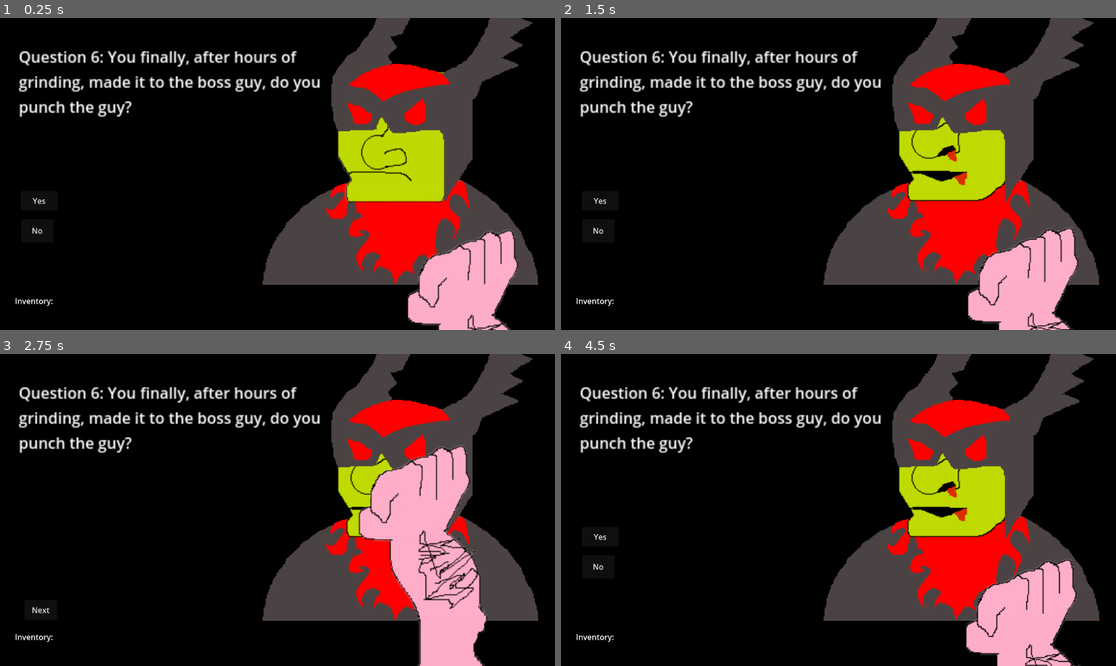
Above: before the commit, frames 1-4 (two rows, left to right).
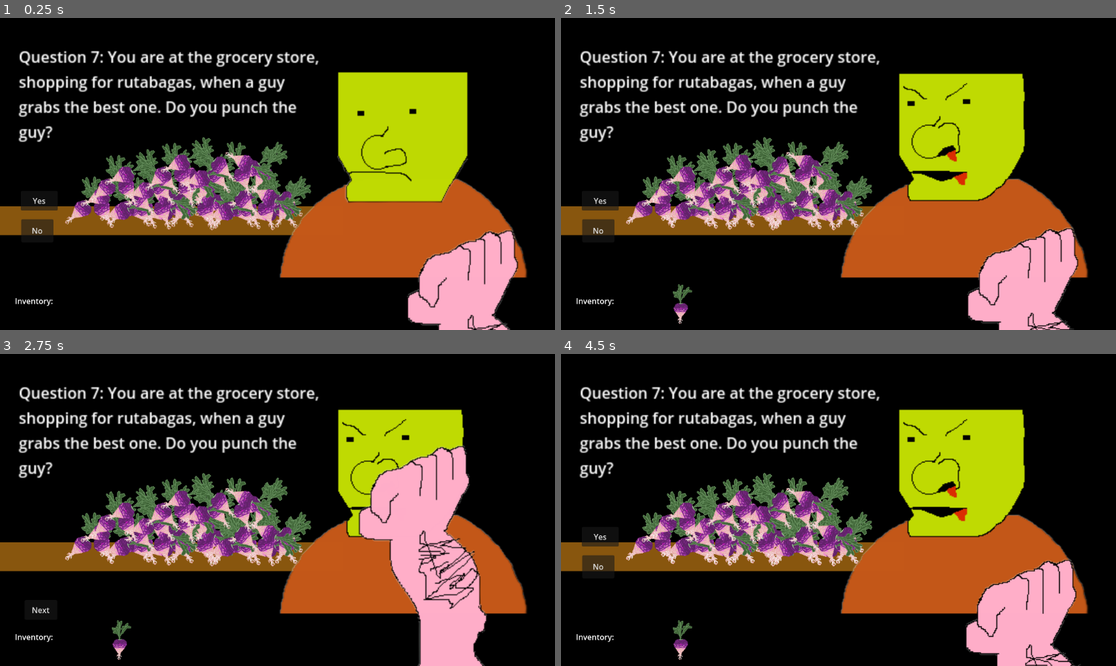
Above: after the commit, the same moments.

Repository: Do-You-Punch-The-Guy-Studios/do-you-punch-the-guy
Game: Godot game, scene res://scenes/the_guy_root_scene.tscn
Two runs of this game, one before a commit and one after it. Both use one fixed random seed, a clock stepped at 60 frames per second and the inputs below.
Inputs:
- Up to frame 1 (0.25 s): no input
- Up to frame 2 (1.5 s): click "Yes" at 0.5 s; click "Next" at 1.25 s
- Up to frame 3 (2.75 s): click "Yes" at 2 s
- Up to frame 4 (4.5 s): click "Next" at 2.75 s; click "Yes" at 3.5 s; click "Next" at 4.25 s

The runs differ from the first frame. In frame 1, 33% of the frame differs, in the area x 0-97%, y 0-86%; in frame 2, 33%, in the area x 0-97%, y 0-98%; in frame 3, 31%; in frame 4, 33%.

Commit message:
question 7

Diff:
--- a/code/do-you-punch-the-guy-main.gd
+++ b/code/do-you-punch-the-guy-main.gd
@@ -19,6 +19,7 @@
 var rng = RandomNumberGenerator.new()
 var questionInfo = {}
 var playerInventory: = [];
+var alreadyDoneThis = false;
 
 @onready var questionScenes = {
 	"question2":preload("res://scenes/question2.tscn"),
@@ -26,6 +27,7 @@
 	"question4":preload("res://scenes/question4.tscn"),
 	"question5":preload("res://scenes/question5.tscn"),
 	"question6":preload("res://scenes/question6.tscn"),
+	"question7":preload("res://scenes/question7.tscn"),
 	};
 @onready var yesButton = $YesButton;
 @onready var noButton = $NoButton;
@@ -58,15 +60,11 @@
 	option3button.hide();
 	rng.randomize()
 
-
 	for i in range(2, 101):
 		questionIndexes.append(i);
 
 	questionIndexes.shuffle();
 	changeQuestion();
-
-# Called every frame. 'delta' is the elapsed time since the previous frame.
-#func _process(_delta: float) -> void:
 
 func loadQuestions():
 	var filePath = "res://data/questions.json"
@@ -81,7 +79,7 @@
 	currentQuestionIndex = nextQuestionIndex
 	nextQuestionIndex = questionIndexes.back()
 	questionIndexes.pop_back()
-	currentQuestionIndex = 6;
+	currentQuestionIndex = 7;
 	currentQuestion = questionInfo[str(currentQuestionIndex)];
 	if(currentQuestionIndex > 1):
 		self.add_child(questionScenes["question" + str(currentQuestionIndex)].instantiate())
@@ -193,6 +191,12 @@
 			Tags.RUDABEGA:
 				rudabega += 1
 
+func getARutabaga():
+	if !alreadyDoneThis:
+		modifyInventory('add', "RUTABAGA")
+		alreadyDoneThis = true;
+
+
 func secretRudabegaLevel():
 	#goToSecretRudabagaLevel
 	print("Secret Rudabega Level")
--- a/data/questions.json
+++ b/data/questions.json
@@ -77,10 +77,12 @@
 		"question":"You are at the grocery store, shopping for rutabagas, when a guy grabs the best one. Do you punch the guy?",
 		"yes": true,
 		"no": true,
-		"option3": "RUTABAGA",
-		"yesTags":["ASSHOLE", "RUTABAGA"],
-		"noTags":[],
-		"onEnvironment":{"RUTABAGA": 1},
+		"option3": false,
+		"yesTags":["ASSHOLE"],
+		"noTags":[],
+		"onQuestion": false,
+		"onYes": {"inventory":"RUTABAGA"},
+		"onNo": false,
 		"isActive": true
 	},
 	"8": {
--- /dev/null
+++ b/scenes/pile_of_rutabagas.gd
@@ -0,0 +1,9 @@
+extends Container
+
+func _input(event):
+	if event is InputEventMouseButton and event.pressed and event.button_index == MOUSE_BUTTON_LEFT:
+		var parent_node = get_parent().get_parent()
+		print(parent_node)
+		if parent_node != null and parent_node.has_method("getARutabaga"):
+			print(parent_node)
+			parent_node.getARutabaga()
--- /dev/null
+++ b/scenes/question7.tscn
@@ -0,0 +1,355 @@
+[gd_scene load_steps=4 format=3 uid="uid://dyfupj1u70f5g"]
+
+[ext_resource type="Texture2D" uid="uid://mg2gtc8cocdd" path="res://assets/items/Rudabega.png" id="1_13t32"]
+[ext_resource type="Texture2D" uid="uid://dn5pkyp0wf1df" path="res://assets/question3/bar.png" id="1_dka3t"]
+[ext_resource type="Script" uid="uid://ccbla1qxrsttj" path="res://scenes/pile_of_rutabagas.gd" id="1_qqub8"]
+
+[node name="Question7" type="Node2D"]
+
+[node name="PileOfRutabagas" type="Container" parent="."]
+offset_left = 437.3363
+offset_top = 400.27246
+offset_right = 477.3363
+offset_bottom = 440.27246
+script = ExtResource("1_qqub8")
+
+[node name="Rudabega21" type="Sprite2D" parent="PileOfRutabagas"]
+z_index = 2
+position = Vector2(-126, 0)
+rotation = -0.53747743
+texture = ExtResource("1_13t32")
+
+[node name="Rudabega22" type="Sprite2D" parent="PileOfRutabagas"]
+z_index = 2
+position = Vector2(-178, 8)
+rotation = 0.82008356
+texture = ExtResource("1_13t32")
+
+[node name="Rudabega23" type="Sprite2D" parent="PileOfRutabagas"]
+z_index = 2
+position = Vector2(-54.99997, -1)
+rotation = -0.68999183
+texture = ExtResource("1_13t32")
+
+[node name="Rudabega24" type="Sprite2D" parent="PileOfRutabagas"]
+z_index = 2
+position = Vector2(9, -6)
+rotation = 0.9185661
+texture = ExtResource("1_13t32")
+
+[node name="Rudabega25" type="Sprite2D" parent="PileOfRutabagas"]
+z_index = 2
+position = Vector2(-101, 12.9999695)
+rotation = 1.2005655
+texture = ExtResource("1_13t32")
+
+[node name="Rudabega26" type="Sprite2D" parent="PileOfRutabagas"]
+z_index = 2
+position = Vector2(-142, -19)
+rotation = 1.1339269
+texture = ExtResource("1_13t32")
+
+[node name="Rudabega27" type="Sprite2D" parent="PileOfRutabagas"]
+z_index = 2
+position = Vector2(-48, -22)
+rotation = -0.83128875
+texture = ExtResource("1_13t32")
+
+[node name="Rudabega28" type="Sprite2D" parent="PileOfRutabagas"]
+z_index = 2
+position = Vector2(-1.999939, 2)
+rotation = -0.376978
+texture = ExtResource("1_13t32")
+
+[node name="Rudabega29" type="Sprite2D" parent="PileOfRutabagas"]
+z_index = 2
+position = Vector2(35, 5)
+rotation = 0.49122685
+texture = ExtResource("1_13t32")
+
+[node name="Rudabega30" type="Sprite2D" parent="PileOfRutabagas"]
+z_index = 2
+position = Vector2(-15, -25)
+rotation = 2.0035512
+texture = ExtResource("1_13t32")
+
+[node name="Rudabega31" type="Sprite2D" parent="PileOfRutabagas"]
+z_index = 2
+position = Vector2(89.3363, 1.2724609)
+rotation = -0.53747743
+texture = ExtResource("1_13t32")
+
+[node name="Rudabega32" type="Sprite2D" parent="PileOfRutabagas"]
+z_index = 2
+position = Vector2(37.336304, 9.272461)
+rotation = 0.82008356
+texture = ExtResource("1_13t32")
+
+[node name="Rudabega33" type="Sprite2D" parent="PileOfRutabagas"]
+z_index = 2
+position = Vector2(160.3363, 0.27246094)
+rotation = -0.68999183
+texture = ExtResource("1_13t32")
+
+[node name="Rudabega35" type="Sprite2D" parent="PileOfRutabagas"]
+z_index = 2
+position = Vector2(114.3363, 14.27243)
+rotation = 1.2005655
+texture = ExtResource("1_13t32")
+
+[node name="Rudabega36" type="Sprite2D" parent="PileOfRutabagas"]
+z_index = 2
+position = Vector2(73.3363, -17.72754)
+rotation = 1.1339269
+texture = ExtResource("1_13t32")
+
+[node name="Rudabega37" type="Sprite2D" parent="PileOfRutabagas"]
+z_index = 2
+position = Vector2(167.3363, -20.72754)
+rotation = -0.83128875
+texture = ExtResource("1_13t32")
+
+[node name="Rudabega7" type="Sprite2D" parent="PileOfRutabagas"]
+z_index = 1
+position = Vector2(-215.33632, -1.2724609)
+rotation = -0.53747743
+texture = ExtResource("1_13t32")
+
+[node name="Rudabega3" type="Sprite2D" parent="PileOfRutabagas"]
+z_index = 1
+position = Vector2(-267.3363, 6.727539)
+rotation = 0.82008356
+texture = ExtResource("1_13t32")
+
+[node name="Rudabega" type="Sprite2D" parent="PileOfRutabagas"]
+z_index = 1
+position = Vector2(-144.33627, -2.272461)
+rotation = -0.68999183
+texture = ExtResource("1_13t32")
+
+[node name="Rudabega2" type="Sprite2D" parent="PileOfRutabagas"]
+z_index = 1
+position = Vector2(-80.3363, -7.272461)
+rotation = 0.9185661
+texture = ExtResource("1_13t32")
+
+[node name="Rudabega4" type="Sprite2D" parent="PileOfRutabagas"]
+z_index = 2
+position = Vector2(-190.3363, 11.727509)
+rotation = 1.2005655
+texture = ExtResource("1_13t32")
+
+[node name="Rudabega5" type="Sprite2D" parent="PileOfRutabagas"]
+z_index = 1
+position = Vector2(-231.3363, -20.27246)
+rotation = 1.1339269
+texture = ExtResource("1_13t32")
+
+[node name="Rudabega6" type="Sprite2D" parent="PileOfRutabagas"]
+z_index = 2
+position = Vector2(-137.3363, -23.27246)
+rotation = -0.83128875
+texture = ExtResource("1_13t32")
+
+[node name="Rudabega8" type="Sprite2D" parent="PileOfRutabagas"]
+z_index = 2
+position = Vector2(-91.33624, 0.72753906)
+rotation = -0.376978
+texture = ExtResource("1_13t32")
+
+[node name="Rudabega9" type="Sprite2D" parent="PileOfRutabagas"]
+z_index = 2
+position = Vector2(-54.336304, 3.727539)
+rotation = 0.49122685
+texture = ExtResource("1_13t32")
+
+[node name="Rudabega10" type="Sprite2D" parent="PileOfRutabagas"]
+z_index = 2
+position = Vector2(-104.3363, -26.27246)
+rotation = 2.0035512
+texture = ExtResource("1_13t32")
+
+[node name="Rudabega11" type="Sprite2D" parent="PileOfRutabagas"]
+z_index = 1
+rotation = -0.53747743
+texture = ExtResource("1_13t32")
+
+[node name="Rudabega12" type="Sprite2D" parent="PileOfRutabagas"]
+z_index = 1
+position = Vector2(-52, 8)
+rotation = 0.82008356
+texture = ExtResource("1_13t32")
+
+[node name="Rudabega13" type="Sprite2D" parent="PileOfRutabagas"]
+z_index = 1
+position = Vector2(71.00003, -1)
+rotation = -0.68999183
+texture = ExtResource("1_13t32")
+
+[node name="Rudabega14" type="Sprite2D" parent="PileOfRutabagas"]
+z_index = 1
+position = Vector2(135, -6)
+rotation = 0.9185661
+texture = ExtResource("1_13t32")
+
+[node name="Rudabega15" type="Sprite2D" parent="PileOfRutabagas"]
+z_index = 2
+position = Vector2(25, 12.9999695)
+rotation = 1.2005655
+texture = ExtResource("1_13t32")
+
+[node name="Rudabega16" type="Sprite2D" parent="PileOfRutabagas"]
+z_index = 1
+position = Vector2(-16, -19)
+rotation = 1.1339269
+texture = ExtResource("1_13t32")
+
+[node name="Rudabega17" type="Sprite2D" parent="PileOfRutabagas"]
+z_index = 2
+position = Vector2(78, -22)
+rotation = -0.83128875
+texture = ExtResource("1_13t32")
+
+[node name="Rudabega18" type="Sprite2D" parent="PileOfRutabagas"]
+z_index = 2
+position = Vector2(124.00006, 2)
+rotation = -0.376978
+texture = ExtResource("1_13t32")
+
+[node name="Rudabega19" type="Sprite2D" parent="PileOfRutabagas"]
+z_index = 2
+position = Vector2(161, 5)
+rotation = 0.49122685
+texture = ExtResource("1_13t32")
+
+[node name="Rudabega20" type="Sprite2D" parent="PileOfRutabagas"]
+z_index = 2
+position = Vector2(111, -25)
+rotation = 2.0035512
+texture = ExtResource("1_13t32")
+
+[node name="Rudabega34" type="Sprite2D" parent="PileOfRutabagas"]
+z_index = 2
+position = Vector2(-165, -46)
+rotation = -0.53747743
+texture = ExtResource("1_13t32")
+
+[node name="Rudabega38" type="Sprite2D" parent="PileOfRutabagas"]
+z_index = 2
+position = Vector2(-217, -38)
+rotation = 0.82008356
+texture = ExtResource("1_13t32")
+
+[node name="Rudabega39" type="Sprite2D" parent="PileOfRutabagas"]
+z_index = 2
+position = Vector2(-93.99997, -47)
+rotation = -0.68999183
+texture = ExtResource("1_13t32")
+
+[node name="Rudabega40" type="Sprite2D" parent="PileOfRutabagas"]
+z_index = 2
+position = Vector2(-30, -52)
+rotation = 0.9185661
+texture = ExtResource("1_13t32")
+
+[node name="Rudabega41" type="Sprite2D" parent="PileOfRutabagas"]
+z_index = 2
+position = Vector2(-140, -33.00003)
+rotation = 1.2005655
+texture = ExtResource("1_13t32")
+
+[node name="Rudabega42" type="Sprite2D" parent="PileOfRutabagas"]
+z_index = 2
+position = Vector2(-181, -65)
+rotation = 1.1339269
+texture = ExtResource("1_13t32")
+
+[node name="Rudabega43" type="Sprite2D" parent="PileOfRutabagas"]
+z_index = 2
+position = Vector2(-87, -68)
+rotation = -0.83128875
+texture = ExtResource("1_13t32")
+
+[node name="Rudabega44" type="Sprite2D" parent="PileOfRutabagas"]
+z_index = 2
+position = Vector2(-40.99994, -44)
+rotation = -0.376978
+texture = ExtResource("1_13t32")
+
+[node name="Rudabega45" type="Sprite2D" parent="PileOfRutabagas"]
+z_index = 2
+position = Vector2(-4, -41)
+rotation = 0.49122685
+texture = ExtResource("1_13t32")
+
+[node name="Rudabega46" type="Sprite2D" parent="PileOfRutabagas"]
+z_index = 2
+position = Vector2(-54, -71)
+rotation = 2.0035512
+texture = ExtResource("1_13t32")
+
+[node name="Rudabega47" type="Sprite2D" parent="PileOfRutabagas"]
+z_index = 2
+position = Vector2(-49, -71)
+rotation = -0.53747743
+texture = ExtResource("1_13t32")
+
+[node name="Rudabega48" type="Sprite2D" parent="PileOfRutabagas"]
+z_index = 2
+position = Vector2(-101, -63)
+rotation = 0.82008356
+texture = ExtResource("1_13t32")
+
+[node name="Rudabega49" type="Sprite2D" parent="PileOfRutabagas"]
+z_index = 2
+position = Vector2(22.00003, -72)
+rotation = -0.68999183
+texture = ExtResource("1_13t32")
+
+[node name="Rudabega50" type="Sprite2D" parent="PileOfRutabagas"]
+z_index = 2
+position = Vector2(86, -77)
+rotation = 0.9185661
+texture = ExtResource("1_13t32")
+
+[node name="Rudabega51" type="Sprite2D" parent="PileOfRutabagas"]
+z_index = 2
+position = Vector2(-24, -58.00003)
+rotation = 1.2005655
+texture = ExtResource("1_13t32")
+
+[node name="Rudabega52" type="Sprite2D" parent="PileOfRutabagas"]
+z_index = 2
+position = Vector2(-65, -90)
+rotation = 1.1339269
+texture = ExtResource("1_13t32")
+
+[node name="Rudabega53" type="Sprite2D" parent="PileOfRutabagas"]
+z_index = 2
+position = Vector2(29, -93)
+rotation = -0.83128875
+texture = ExtResource("1_13t32")
+
+[node name="Rudabega54" type="Sprite2D" parent="PileOfRutabagas"]
+z_index = 2
+position = Vector2(75.00006, -69)
+rotation = -0.376978
+texture = ExtResource("1_13t32")
+
+[node name="Rudabega55" type="Sprite2D" parent="PileOfRutabagas"]
+z_index = 2
+position = Vector2(112, -66)
+rotation = 0.49122685
+texture = ExtResource("1_13t32")
+
+[node name="Rudabega56" type="Sprite2D" parent="PileOfRutabagas"]
+z_index = 2
+position = Vector2(62, -96)
+rotation = 2.0035512
+texture = ExtResource("1_13t32")
+
+[node name="Bar" type="Sprite2D" parent="."]
+position = Vector2(357, 421.00003)
+scale = Vector2(1.7825, 1.875)
+texture = ExtResource("1_dka3t")
+metadata/_edit_lock_ = true
Not shown, added: scenes/pile_of_rutabagas.gd.uid
Not shown, added: scenes/the_guy_root_scene.tscn432249076163.tmp
Not shown, added: scenes/the_guy_root_scene.tscn432254582314.tmp
